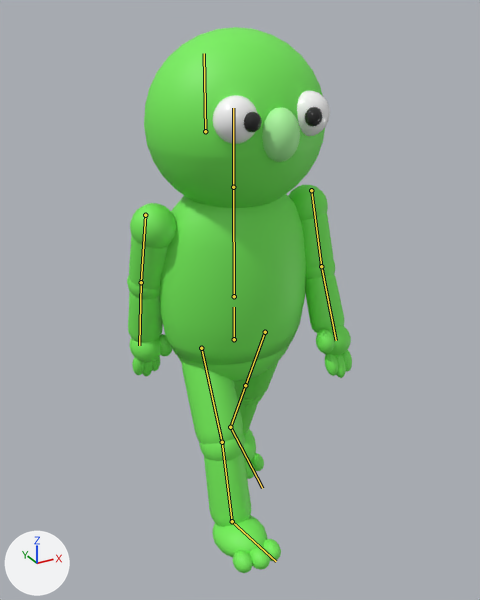
Two versions of the glTF model public/models/common-worker.glb, one commit apart.
Before and after are seen from a 50 mm lens placed at (-1.017, -1.89, 1.857), pointed at (0.019, -0.008, 0.916). The lights are fixed; the arrows at lower left show +X, +Y and +Z. The first picture is the older version. Both versions are drawn at frame 10 of the action 'Sprint'; the numbers are the values there. The bones that bend it are drawn over the model as lines.

In view in the first picture: 'CommonWorkerMesh'.
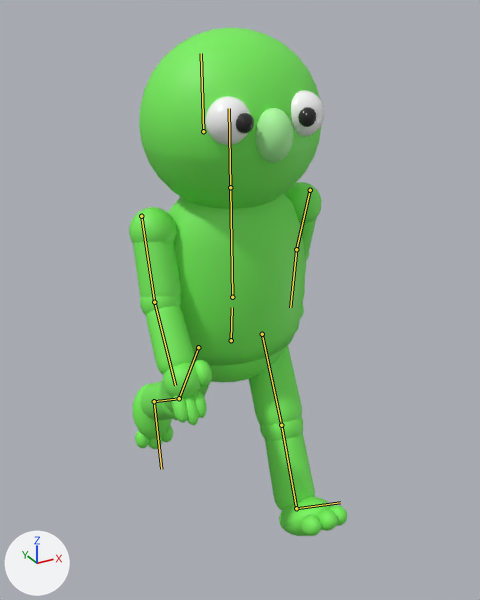
What the commit changed:
Bone 'hips' (bone_hips) moves from (0.0, 0.0, 0.0) to (-0.013, 0.0, 0.0).
Bone 'hips' (bone_hips) turns from (0, 0, 0) to (0, 0, -2) degrees about its own x, y and z.
Bone 'legL' (bone_legl) turns from (26, 0, 0) to (-29, 0, 0) degrees about its own x, y and z.
Bone 'shinL' (bone_shinl) turns from (0, 0, 0) to (3, 0, 0) degrees about its own x, y and z.
Bone 'footL' (bone_footl) turns from (0, 0, 0) to (15, 0, 0) degrees about its own x, y and z.
Bone 'legR' (bone_legr) turns from (-26, 0, 0) to (29, 0, 0) degrees about its own x, y and z.
Bone 'shinR' (bone_shinr) turns from (12, 0, 0) to (30, 0, 0) degrees about its own x, y and z.
Bone 'footR' (bone_footr) turns from (0, 0, 0) to (-18, 0, 0) degrees about its own x, y and z.
Bone 'spine' (bone_spine) turns from (0, 0, 0) to (0, -1, 3) degrees about its own x, y and z.
Bone 'armL' (bone_arml) turns from (-18, 0, 0) to (21, 0, -3) degrees about its own x, y and z.
Bone 'forearmL' (bone_forearml) turns from (-6, 0, 0) to (-9, 0, 0) degrees about its own x, y and z.
Bone 'armR' (bone_armr) turns from (18, 0, 0) to (-21, 0, 3) degrees about its own x, y and z.
Bone 'forearmR' (bone_forearmr) turns from (-6, 0, 0) to (-17, 0, 0) degrees about its own x, y and z.

Pixel boxes [x1, y1, x2, y2] of what changed, in the pictures (480 x 600 px):
'CommonWorkerMesh', posed (7% shorter): before [127, 27, 352, 573]; after [129, 27, 347, 536]
bone 'hips', root to tip: before (234, 339) to (234, 307); after (231, 340) to (232, 307)
bone 'legL', root to tip: before (265, 332) to (245, 385); after (262, 334) to (281, 425)
bone 'shinL', root to tip: before (245, 385) to (230, 427); after (281, 425) to (296, 508)
bone 'footL', root to tip: before (230, 427) to (262, 488); after (296, 508) to (340, 502)
bone 'legR', root to tip: before (201, 348) to (222, 442); after (198, 347) to (179, 398)
bone 'shinR', root to tip: before (222, 442) to (232, 521); after (179, 398) to (154, 401)
bone 'footR', root to tip: before (232, 521) to (276, 561); after (154, 401) to (161, 469)
bone 'spine', root to tip: before (234, 296) to (233, 187); after (232, 297) to (230, 187)
bone 'armL', root to tip: before (311, 190) to (321, 266); after (310, 190) to (296, 249)
bone 'forearmL', root to tip: before (321, 266) to (336, 340); after (296, 249) to (290, 307)
bone 'armR', root to tip: before (145, 215) to (141, 282); after (141, 216) to (154, 302)
bone 'forearmR', root to tip: before (141, 282) to (139, 345); after (154, 302) to (175, 385)
